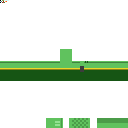
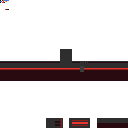
Layers edited between the first and the second 128px x 128px image:
added layer "colorsB" above "colorsA" over [0, 0, 128, 128]
renamed "colors" to "colorsA", hid it over [0, 0, 128, 128]
